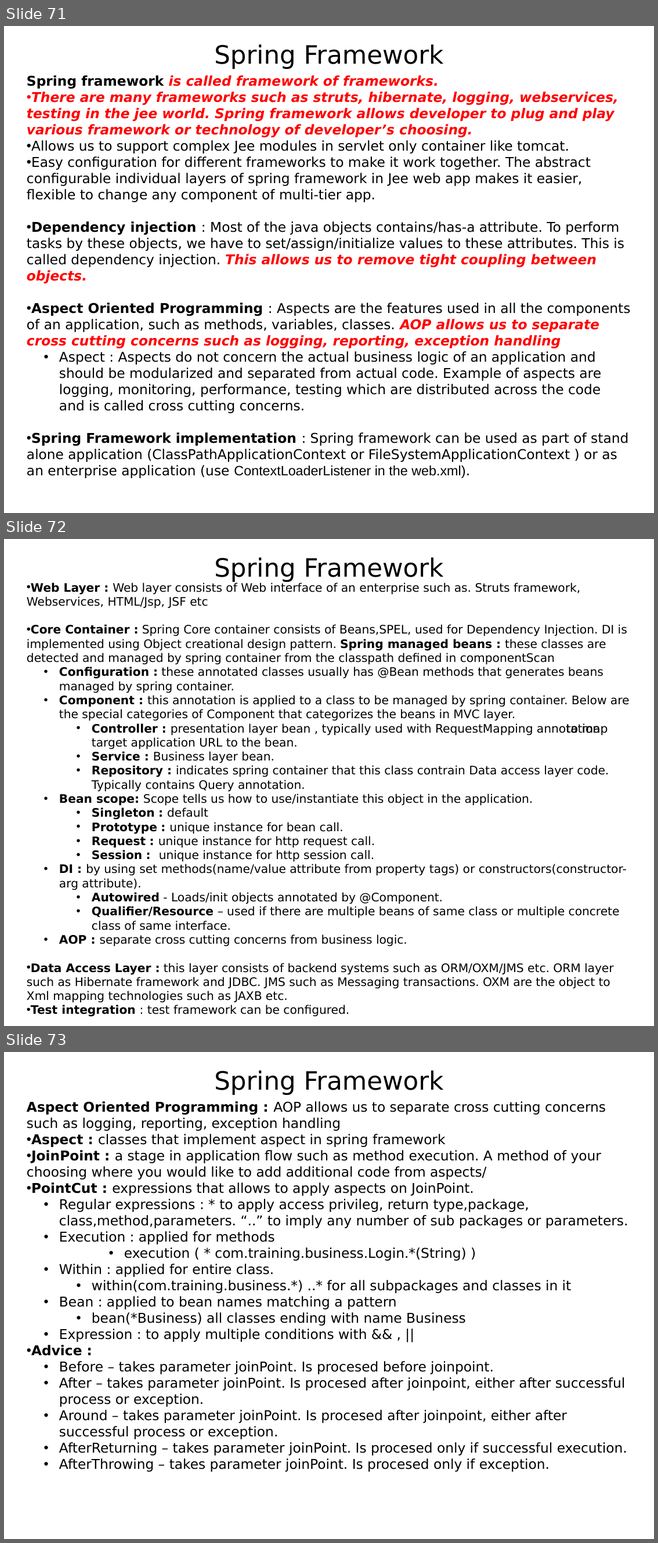
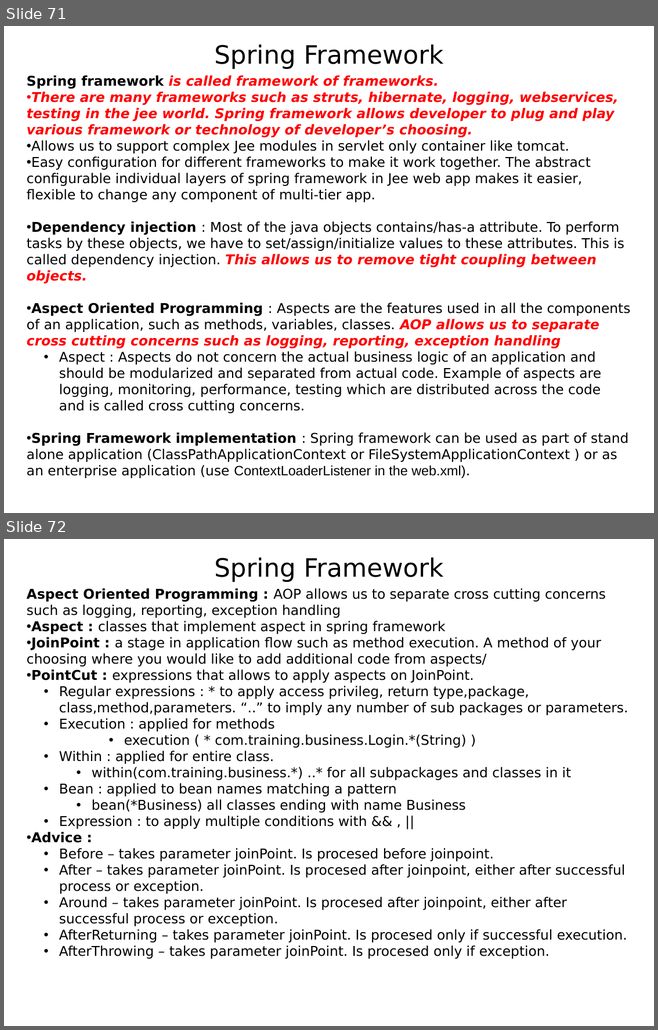
Before and after one commit to javatrainers/aprjava, a slide deck: JEE_st.pptx. Shown one above the other, each under a label of ours: slides 71, 72 and 73 before the commit, slides 71 and 72 after it. The pictures are 658x1543 and 658x1030 pixels, drawn with LibreOffice and Linux fonts; fonts in the diff are those of the drawing. Boxes give left, top, right and bottom in pixels: in the first picture for what was removed or moved away, otherwise in the second. Text is boxed around its words. In the diff, an @@ line names an element or a change of style, - is before the commit and + after.

```diff
--- a/JEE_st.pptx
+++ b/JEE_st.pptx
@@ slide 72 removed at [4, 539, 654, 1026], background #FFFFFF @@
@@ text removed at [214, 558, 444, 582] @@
-Spring Framework
@@ text removed at [27, 583, 629, 989] @@
-• Web Layer : Web layer consists of Web interface of an enterprise such as. Struts framework, Webservices, HTML/Jsp, JSF etc
-• Core Container : Spring Core container consists of Beans,SPEL, used for Dependency Injection. DI is implemented using Object creational design pattern. Spring managed beans : these classes are detected and managed by spring container from the classpath defined in componentScan
-  • Configuration : these annotated classes usually has @Bean methods that generates beans managed by spring container.
-  • Component : this annotation is applied to a class to be managed by spring container. Below are the special categories of Component that categorizes the beans in MVC layer.
-    • Controller : presentation layer bean , typically used with RequestMapping annotation to map target application URL to the bean.
-    • Service : Business layer bean.
-    • Repository : indicates spring container that this class contrain Data access layer code. Typically contains Query annotation.
-  • Bean scope: Scope tells us how to use/instantiate this object in the application.
-    • Singleton : default
-    • Prototype : unique instance for bean call.
-    • Request : unique instance for http request call.
-    • Session : unique instance for http session call.
-  • DI : by using set methods(name/value attribute from property tags) or constructors(constructor-arg attribute).
-    • Autowired - Loads/init objects annotated by @Component.
-    • Qualifier/Resource – used if there are multiple beans of same class or multiple concrete class of same interface.
-  • AOP : separate cross cutting concerns from business logic.
-• Data Access Layer : this layer consists of backend systems such as ORM/OXM/JMS etc. ORM layer such as Hibernate framework and JDBC. JMS such as Messaging transactions. OXM are the object to Xml mapping technologies such as JAXB etc.
-• Test integration : test framework can be configured.
@@ what was slide 73 is now slide 72 @@
```
Also in this commit, not shown: 2 other files.
